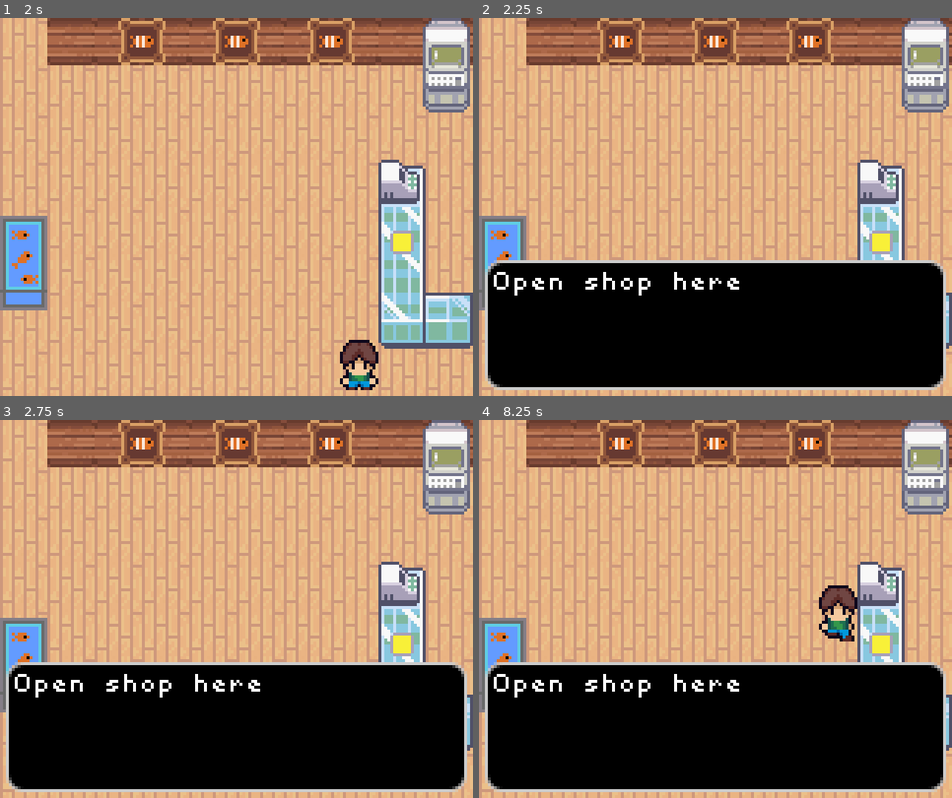
Above: before the commit, frames 1-4 (two rows, left to right).
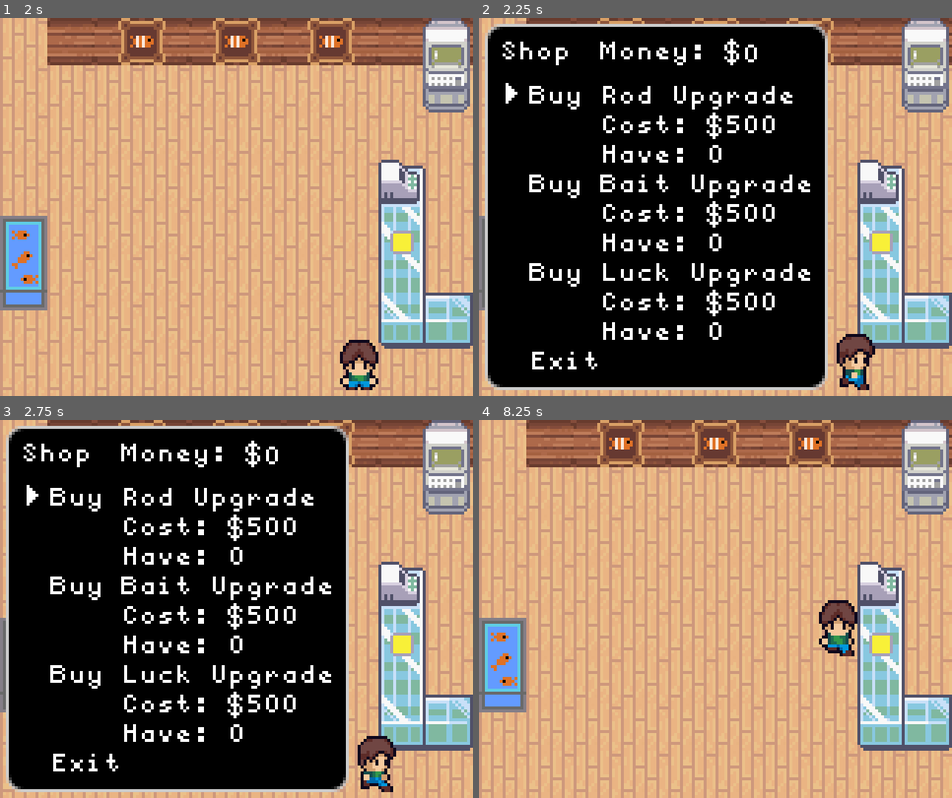
Above: after the commit, the same moments.

Repository: ColinVanderMeer/UntitledFishingGameGodot
Game: Godot game, scene res://shop.tscn
The game is run twice, just before and just after one commit, with the same random seed, the same clock (stepped at 60 frames per second) and the same inputs. The project has no main scene, so this scene is started directly.
Inputs:
- Up to frame 1 (2 s): tap Enter (MenuButton) at 0.5 s; hold Right (ui_right) 0.53-1.28 s; tap E (interact) at 0.6, 1.35 s; tap Space at 1.25 s; hold Down (ui_down) from 1.28 s (still down)
- Up to frame 2 (2.25 s): release Down (ui_down) at 2.03 s; hold Right (ui_right) from 2.03 s (still down); tap E (interact) at 2.1 s
- Up to frame 3 (2.75 s): keep holding Right (ui_right)
- Up to frame 4 (8.25 s): release Right (ui_right) at 2.78 s; hold Up (ui_up) 2.78-3.53 s; tap E (interact) every 0.75 s from 2.85 to 8.1 s; hold Left (ui_left) 3.53-5.03 s; hold Down (ui_down) 5.03-5.78 s; hold Right (ui_right) 5.78-6.53 s; hold Up (ui_up) 6.53-7.28 s; hold Right (ui_right) 7.28-8.03 s; hold Down (ui_down) from 8.03 s (still down)

Frame 1 is identical in both runs. In frame 2, 57% of the frame differs, in the area x 1-99%, y 1-99%; in frame 3, 57%; in frame 4, 35%.

Commit message:
Add shop and upgrades

Diff:
--- a/global.gd
+++ b/global.gd
@@ -82,16 +82,23 @@
 	fish_list.clown
 ]
 
+var catch_speed_increase = 0
+var weight_increase = 0
+var rarity_increase = 0
+
 var player_save_data = [
 	fish_max_weight,
 	player_money,
 	fish_times_caught,
 	all_fish_times_caught,
-	fish_display_fish
+	fish_display_fish,
+	catch_speed_increase,
+	weight_increase,
+	rarity_increase
 ]
 
 func save_data():
-	player_save_data = [fish_max_weight, player_money, fish_times_caught, all_fish_times_caught, fish_display_fish]
+	player_save_data = [fish_max_weight, player_money, fish_times_caught, all_fish_times_caught, fish_display_fish, catch_speed_increase, weight_increase, rarity_increase]
 	var file = FileAccess.open(SAVE_FILE, FileAccess.WRITE)
 	file.store_var(player_save_data)
 	file.close()
@@ -102,8 +109,8 @@
 	var file = FileAccess.open(SAVE_FILE, FileAccess.READ)
 	player_save_data = file.get_var()
 	# If the save file is not the correct length, reset it to prevent out of bounds errors
-	if len(player_save_data) < 4:
-		player_save_data = [fish_max_weight, player_money, fish_times_caught, all_fish_times_caught, fish_display_fish]
+	if len(player_save_data) < 7:
+		player_save_data = [fish_max_weight, player_money, fish_times_caught, all_fish_times_caught, fish_display_fish, catch_speed_increase, weight_increase, rarity_increase]
 		save_data()
 	file.close()
 
@@ -112,3 +119,6 @@
 	fish_times_caught = player_save_data[2]
 	all_fish_times_caught = player_save_data[3]
 	fish_display_fish = player_save_data[4]
+	catch_speed_increase = player_save_data[5]
+	weight_increase = player_save_data[6]
+	rarity_increase = player_save_data[7]
--- a/player.gd
+++ b/player.gd
@@ -59,7 +59,7 @@
 		self.global_position.y -= 0.1
 
 func fishing_process():
-	if rng.randi_range(0,120) == 0:
+	if rng.randi_range(0,120 - Global.catch_speed_increase * 5) == 0:
 		fish_hooked = true
 		fishAlert.visible = true
 		fishTimer.start()
@@ -127,9 +127,9 @@
 
 	var roll = rng.randf()
 
-	if roll >= 0.95: # 5% chance hack rare
+	if roll >= (0.95 - Global.rarity_increase * 0.02): # 5% chance hack rare
 		return hack_rare_fish[rng.randi_range(0, hack_rare_fish.size() - 1)]
-	elif roll >= 0.75: # 20% chance rare
+	elif roll >= (0.75 - Global.rarity_increase * 0.05): # 20% chance rare
 		return rare_fish[rng.randi_range(0, rare_fish.size() - 1)]
 	else: # 75% chance common
 		return common_fish[rng.randi_range(0, common_fish.size() - 1)]
@@ -139,7 +139,7 @@
 	var min_w = range.x
 	var max_w = range.y
 
-	var roll = rng.randf()
+	var roll = rng.randf() + Global.weight_increase * 0.1
 	var weight = min_w + pow(roll, 2.5) * (max_w - min_w)
 
 	var price = 2 + pow(roll, 2.5) * 48
@@ -233,6 +233,13 @@
 					fishInterface.visible = true
 					Global.interact = true
 
+			"open_shop":
+				var shopInterface = get_tree().get_nodes_in_group("ShopInterface")[0]
+				var shop2Interface = shopInterface.get_node("Shop")
+				if !Global.interact:
+					shop2Interface.visible = true
+					Global.interact = true
+
 			"fish_display":
 				if Global.interact:
 					Global.interact = false
--- a/project.godot
+++ b/project.godot
@@ -34,6 +34,7 @@
 
 UserInterface=""
 PcInterface=""
+ShopInterface=""
 
 [input]
 
--- a/shop.tscn
+++ b/shop.tscn
@@ -13,6 +13,7 @@
 [ext_resource type="Texture2D" uid="uid://co17kja7mubaa" path="res://assets/pc.png" id="10_e23gp"]
 [ext_resource type="PackedScene" uid="uid://tunphkrbul7k" path="res://user_interface.tscn" id="12_msgp6"]
 [ext_resource type="PackedScene" uid="uid://r3o7q6fpmsu6" path="res://pc_interface.tscn" id="13_e23gp"]
+[ext_resource type="PackedScene" uid="uid://60knm8iae4n7" path="res://shop_interface.tscn" id="14_rrolr"]
 
 [sub_resource type="RectangleShape2D" id="RectangleShape2D_myf4l"]
 size = Vector2(20, 4)
@@ -148,8 +149,8 @@
 collision_mask = 0
 monitoring = false
 script = ExtResource("8_p5a0g")
-interact_type = "text_box"
-interact_value = "Open shop here"
+interact_type = "open_shop"
+interact_value = ""
 
 [node name="CollisionShape2D" type="CollisionShape2D" parent="Entities/ShopCounter"]
 position = Vector2(144.5, 81)
@@ -193,3 +194,5 @@
 [node name="UserInterface" parent="." instance=ExtResource("12_msgp6")]
 
 [node name="PcInterface" parent="." instance=ExtResource("13_e23gp")]
+
+[node name="ShopInterface" parent="." instance=ExtResource("14_rrolr")]
--- /dev/null
+++ b/shop_interface.gd
@@ -0,0 +1,71 @@
+extends Control
+
+var current_selection = 0
+
+var rod_price = 500
+var bait_price = 500
+var luck_price = 500
+
+
+func _process(_delta):
+	if $Shop.visible && Global.interact:
+	#if true:
+		if Input.is_action_just_pressed("ui_up"):
+			current_selection -= 1
+			if current_selection < 0:
+				current_selection = 3
+		if Input.is_action_just_pressed("ui_down"):
+			current_selection += 1
+			if current_selection > 3:
+				current_selection = 0
+		if Input.is_action_just_pressed("interact"):
+			await Engine.get_main_loop().process_frame
+			await Engine.get_main_loop().process_frame
+			match current_selection:
+				0:
+					if Global.player_money >= rod_price && rod_price != 0:
+						Global.player_money -= rod_price
+						Global.catch_speed_increase += 1
+				1:
+					if Global.player_money >= bait_price && bait_price != 0:
+						Global.player_money -= bait_price
+						Global.weight_increase += 1
+				2:
+					if Global.player_money >= luck_price && luck_price != 0:
+						Global.player_money -= luck_price
+						Global.rarity_increase += 1
+				3:
+					Global.player_money += 2000
+					$Shop.visible = false
+					Global.interact = false
+
+		$Shop/Selector.position[1] = 20 + 30 * current_selection
+
+		$Shop/MoneyCounter.text = str(Global.player_money)
+
+		rod_price = 500 + Global.catch_speed_increase * 500
+		$Shop/RodLabel/RodCost.text = str(rod_price)
+		$Shop/RodLabel/RodHave.text = str(Global.catch_speed_increase)
+		if Global.catch_speed_increase == 5:
+			rod_price = 0
+			$Shop/RodLabel/RodCost.text = ""
+			$Shop/RodLabel/RodHave.text = ""
+			$Shop/RodLabel.text = "Buy Rod Upgrade\n    Sold Out"
+
+		bait_price = 500 + Global.weight_increase * 500
+		$Shop/BaitLabel/BaitCost.text = str(bait_price)
+		$Shop/BaitLabel/BaitHave.text = str(Global.weight_increase)
+		if Global.weight_increase == 5:
+			bait_price = 0
+			$Shop/BaitLabel/BaitCost.text = ""
+			$Shop/BaitLabel/BaitHave.text = ""
+			$Shop/BaitLabel.text = "Buy Bait Upgrade\n    Sold Out"
+
+		luck_price = 500 + Global.rarity_increase * 500
+		$Shop/LuckLabel/LuckCost.text = str(luck_price)
+		$Shop/LuckLabel/LuckHave.text = str(Global.rarity_increase)
+		if Global.rarity_increase == 5:
+			luck_price = 0
+			$Shop/LuckLabel/LuckCost.text = ""
+			$Shop/LuckLabel/LuckHave.text = ""
+			$Shop/LuckLabel.text = "Buy Luck Upgrade\n    Sold Out"
--- /dev/null
+++ b/shop_interface.tscn
@@ -0,0 +1,133 @@
+[gd_scene load_steps=4 format=3 uid="uid://60knm8iae4n7"]
+
+[ext_resource type="Theme" uid="uid://cqlcjx0e4f7ox" path="res://new_theme.tres" id="1_i6ycl"]
+[ext_resource type="Script" uid="uid://bxh5wr0eaokfx" path="res://shop_interface.gd" id="1_yhqus"]
+[ext_resource type="Texture2D" uid="uid://d07b0qqaeyj8s" path="res://assets/selector.png" id="2_yhqus"]
+
+[node name="ShopInterface" type="Control" groups=["ShopInterface"]]
+layout_mode = 3
+anchors_preset = 15
+anchor_right = 1.0
+anchor_bottom = 1.0
+grow_horizontal = 2
+grow_vertical = 2
+script = ExtResource("1_yhqus")
+
+[node name="Shop" type="Panel" parent="."]
+visible = false
+offset_left = 2.0
+offset_top = 2.0
+offset_right = 118.0
+offset_bottom = 126.0
+theme = ExtResource("1_i6ycl")
+
+[node name="Title" type="Label" parent="Shop"]
+layout_mode = 0
+offset_left = 5.0
+offset_top = 5.0
+offset_right = 29.0
+offset_bottom = 14.0
+text = "Shop"
+
+[node name="RodLabel" type="Label" parent="Shop"]
+layout_mode = 0
+offset_left = 15.0
+offset_top = 20.0
+offset_right = 105.0
+offset_bottom = 49.0
+text = "Buy Rod Upgrade
+    Cost: $
+    Have:"
+
+[node name="RodCost" type="Label" parent="Shop/RodLabel"]
+layout_mode = 0
+offset_left = 66.0
+offset_top = 10.0
+offset_right = 106.0
+offset_bottom = 19.0
+text = "500"
+
+[node name="RodHave" type="Label" parent="Shop/RodLabel"]
+layout_mode = 0
+offset_left = 60.0
+offset_top = 20.0
+offset_right = 100.0
+offset_bottom = 29.0
+text = "0"
+
+[node name="BaitLabel" type="Label" parent="Shop"]
+layout_mode = 0
+offset_left = 15.0
+offset_top = 50.0
+offset_right = 111.0
+offset_bottom = 79.0
+text = "Buy Bait Upgrade
+    Cost: $
+    Have: "
+
+[node name="BaitCost" type="Label" parent="Shop/BaitLabel"]
+offset_left = 66.0
+offset_top = 10.0
+offset_right = 106.0
+offset_bottom = 19.0
+text = "500"
+
+[node name="BaitHave" type="Label" parent="Shop/BaitLabel"]
+offset_left = 60.0
+offset_top = 20.0
+offset_right = 100.0
+offset_bottom = 29.0
+text = "0"
+
+[node name="LuckLabel" type="Label" parent="Shop"]
+layout_mode = 0
+offset_left = 15.0
+offset_top = 80.0
+offset_right = 111.0
+offset_bottom = 109.0
+text = "Buy Luck Upgrade
+    Cost: $
+    Have: "
+
+[node name="LuckCost" type="Label" parent="Shop/LuckLabel"]
+offset_left = 66.0
+offset_top = 10.0
+offset_right = 106.0
+offset_bottom = 19.0
+text = "500"
+
+[node name="LuckHave" type="Label" parent="Shop/LuckLabel"]
+offset_left = 60.0
+offset_top = 20.0
+offset_right = 100.0
+offset_bottom = 29.0
+text = "0"
+
+[node name="Exit" type="Label" parent="Shop"]
+layout_mode = 0
+offset_left = 15.0
+offset_top = 110.0
+offset_right = 105.0
+offset_bottom = 139.0
+text = "Exit"
+
+[node name="MoneyLabel" type="Label" parent="Shop"]
+layout_mode = 0
+offset_left = 39.0
+offset_top = 5.0
+offset_right = 87.0
+offset_bottom = 14.0
+text = "Money: $"
+
+[node name="MoneyCounter" type="Label" parent="Shop"]
+layout_mode = 0
+offset_left = 87.0
+offset_top = 6.0
+offset_right = 129.0
+offset_bottom = 15.0
+text = "9999"
+
+[node name="Selector" type="Sprite2D" parent="Shop"]
+position = Vector2(7, 20)
+texture = ExtResource("2_yhqus")
+centered = false
--- a/user_interface.tscn
+++ b/user_interface.tscn
@@ -44,6 +44,7 @@
 texture = ExtResource("2_0jl8t")
 
 [node name="FishGlow" type="Sprite2D" parent="TextBox/FishSprite"]
+modulate = Color(1, 1, 1, 0.498039)
 z_index = -1
 scale = Vector2(0.2, 0.2)
 texture = ExtResource("3_up53h")
Not shown: 1 places in shop.tscn that only renumber resources
Not shown, added: shop_interface.gd.uid
